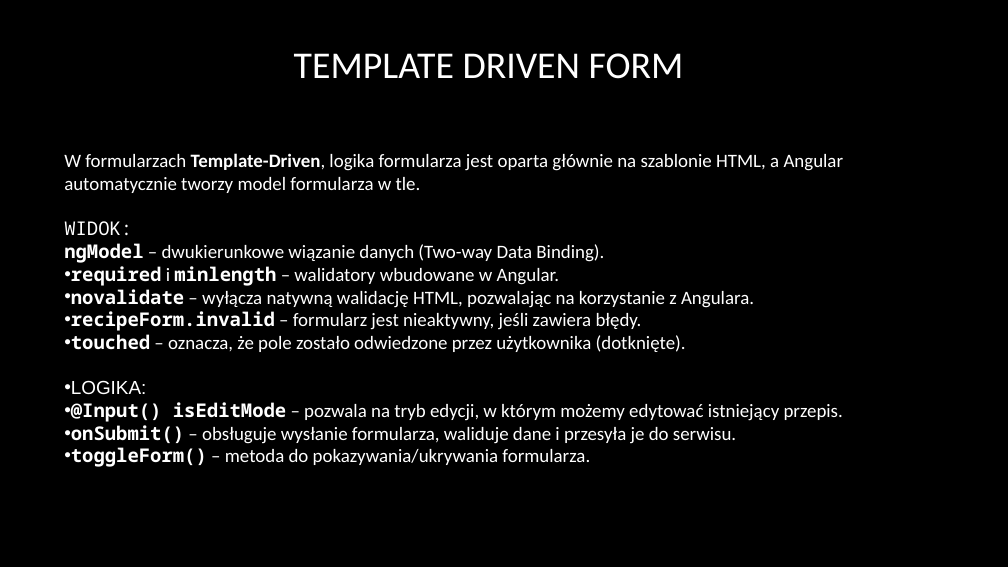
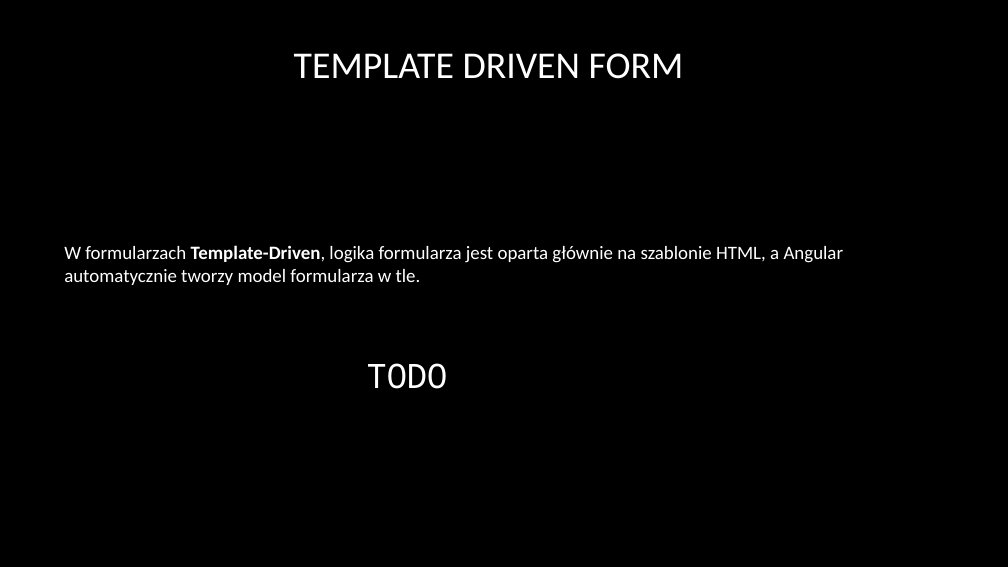
Before and after one commit to RafalSzczuka/angular-course-pfr, a slide deck: slide 42 of prezentacja/Angular beginner.pptx (slide 46 before the commit). Drawn at 1008x567 pixels with LibreOffice and Linux fonts; fonts in the diff are those of the drawing; background and template pictures are left out. Boxes give left, top, right and bottom in pixels: in the first picture for what was removed or moved away, otherwise in the second. Text is boxed around its words. In the diff, an @@ line names an element or a change of style, - is before the commit and + after.

```diff
--- a/prezentacja/Angular beginner.pptx
+++ b/prezentacja/Angular beginner.pptx
@@ text at (64, 245, 844, 389): text changed @@
-W formularzach Template-Driven, logika formularza jest oparta głównie na szablonie HTML, a Angular automatycznie tworzy model formularza w tle.
-WIDOK:
-ngModel – dwukierunkowe wiązanie danych (Two-way Data Binding).
-• required i minlength – walidatory wbudowane w Angular.
-• novalidate – wyłącza natywną walidację HTML, pozwalając na korzystanie z Angulara.
-• recipeForm.invalid – formularz jest nieaktywny, jeśli zawiera błędy.
-• touched – oznacza, że pole zostało odwiedzone przez użytkownika (dotknięte).
-• LOGIKA:
-• @Input() isEditMode – pozwala na tryb edycji, w którym możemy edytować istniejący przepis.
-• onSubmit() – obsługuje wysłanie formularza, waliduje dane i przesyła je do serwisu.
-• toggleForm() – metoda do pokazywania/ukrywania formularza.
+W formularzach Template-Driven, logika formularza jest oparta głównie na szablonie HTML, a Angular automatycznie tworzy model formularza w tle.
+TODO
```
Also in this commit, not shown: 22 other slides changed, 2 slides added, 5 slides removed.
